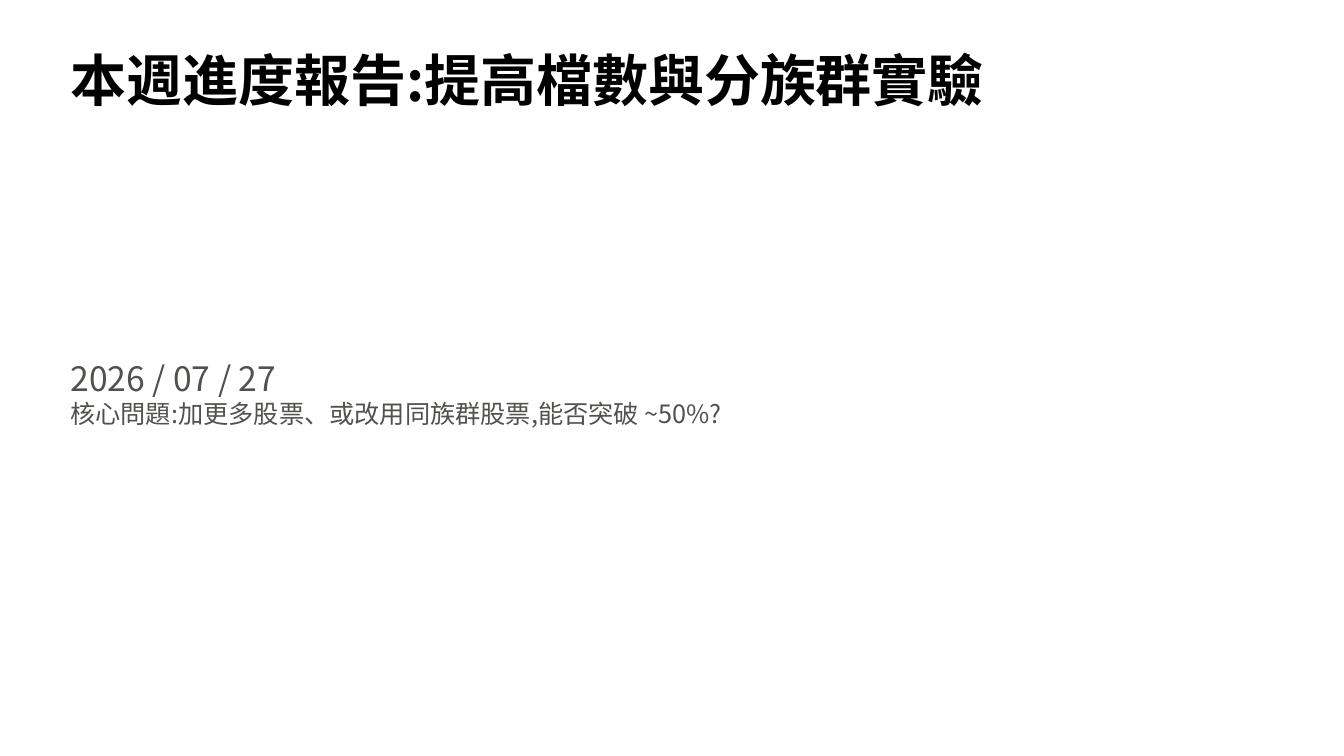
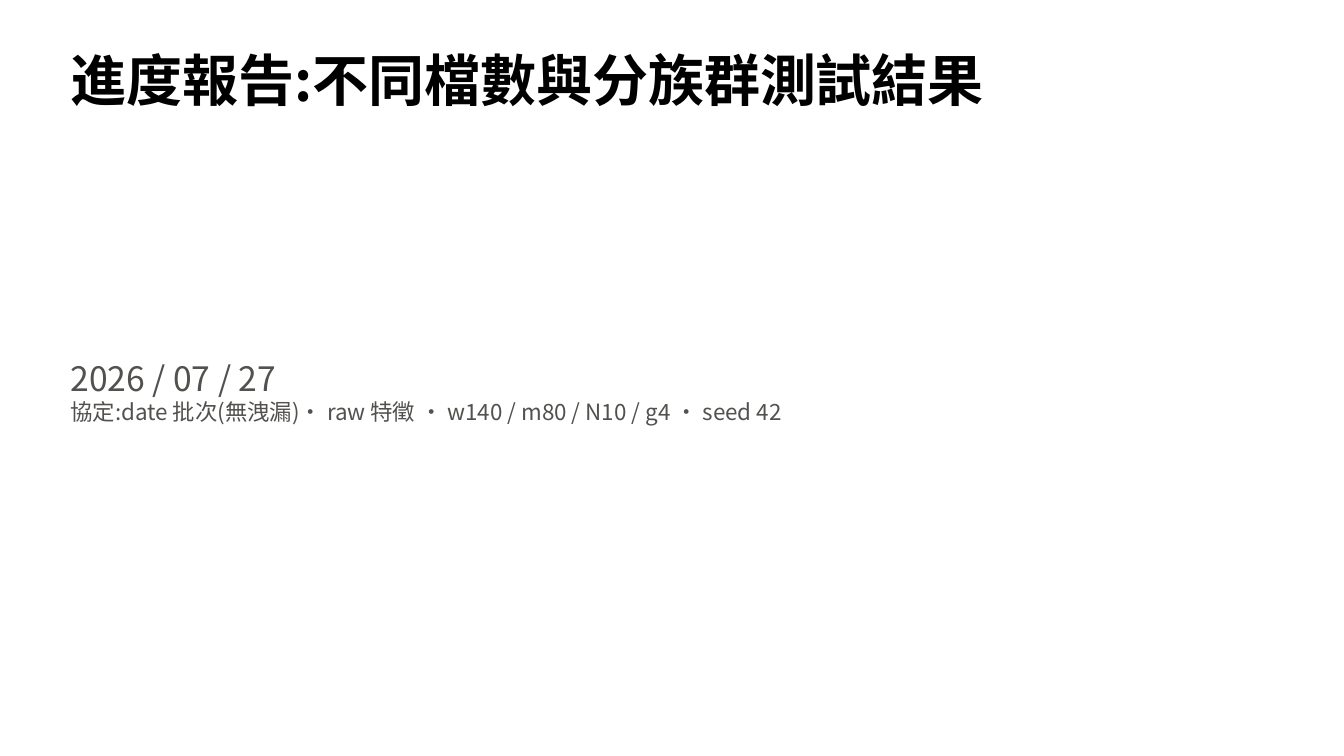
Before and after one commit to lintaixu/fcukproject, a slide deck: slide 1 of 725/進度報告.pptx. Drawn at 1344x756 pixels with LibreOffice and Linux fonts; fonts in the diff are those of the drawing. Boxes give left, top, right and bottom in pixels: in the first picture for what was removed or moved away, otherwise in the second. Text is boxed around its words. In the diff, an @@ line names an element or a change of style, - is before the commit and + after.

Commit message:
725 簡報改版:只呈現不同檔數與分族群結果

```diff
--- a/725/進度報告.pptx
+++ b/725/進度報告.pptx
@@ text at (70, 53, 984, 107): text changed @@
-本週進度報告:提高檔數與分族群實驗
+進度報告:不同檔數與分族群測試結果
@@ text at (70, 401, 782, 425): text changed; size 18 to 16 pt @@
-核心問題:加更多股票、或改用同族群股票,能否突破 ~50%?
+協定:date 批次(無洩漏)· raw 特徵 · w140 / m80 / N10 / g4 · seed 42
```
Also in this commit, not shown: 2 other slides changed, 1 slide added, 5 slides removed, 1 other file.
